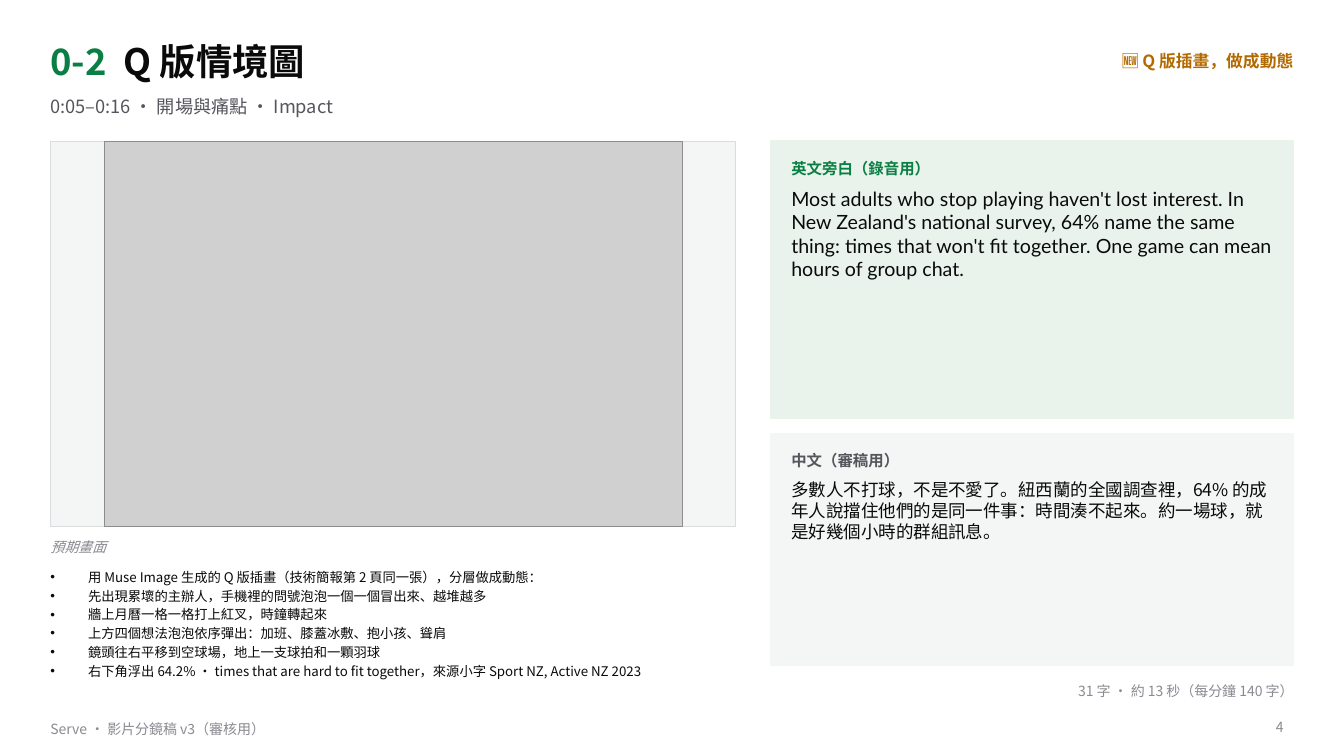
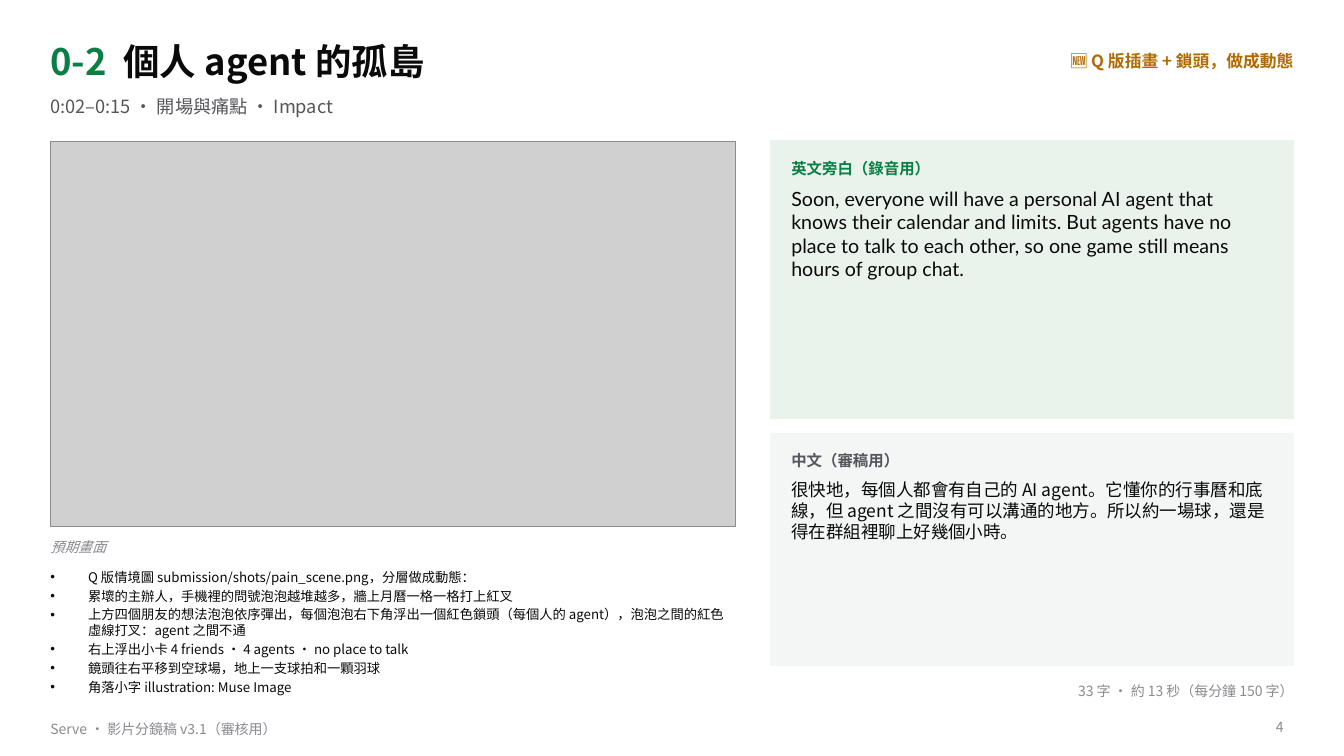
Before and after one commit to gino6178/serve-meta-hackathon, a slide deck: slide 4 of video/storyboard_v3.pptx. Drawn at 1344x756 pixels with LibreOffice and Linux fonts; fonts in the diff are those of the drawing; grey boxes stand for pictures. Boxes give left, top, right and bottom in pixels: in the first picture for what was removed or moved away, otherwise in the second. Text is boxed around its words. In the diff, an @@ line names an element or a change of style, - is before the commit and + after.

```diff
--- a/video/storyboard_v3.pptx
+++ b/video/storyboard_v3.pptx
@@ text at (50, 44, 424, 84): text changed @@
-0-2 Q 版情境圖
+0-2 個人 agent 的孤島
@@ text at (1091, 50, 1293, 72): text changed @@
-🆕 Q 版插畫，做成動態
+🆕 Q 版插畫 + 鎖頭，做成動態
@@ text at (50, 98, 333, 117): text changed @@
-0:05–0:16 · 開場與痛點 · Impact
+0:02–0:15 · 開場與痛點 · Impact
@@ picture: place and size @@
-picture at (104, 141, 683, 527)
+picture at (50, 141, 736, 527)
@@ rectangle removed at (50, 141, 736, 527) @@
@@ text at (791, 191, 1231, 280): text changed @@
-Most adults who stop playing haven't lost interest. In New Zealand's national survey, 64% name the same thing: times that won't fit together. One game can mean hours of group chat.
+Soon, everyone will have a personal AI agent that knows their calendar and limits. But agents have no place to talk to each other, so one game still means hours of group chat.
@@ text at (791, 481, 1265, 540): text changed @@
-多數人不打球，不是不愛了。紐西蘭的全國調查裡，64% 的成年人說擋住他們的是同一件事：時間湊不起來。約一場球，就是好幾個小時的群組訊息。
+很快地，每個人都會有自己的 AI agent。它懂你的行事曆和底線，但 agent 之間沒有可以溝通的地方。所以約一場球，還是得在群組裡聊上好幾個小時。
@@ text at (88, 571, 724, 658): text changed @@
-• 用 Muse Image 生成的 Q 版插畫（技術簡報第 2 頁同一張），分層做成動態：
-• 先出現累壞的主辦人，手機裡的問號泡泡一個一個冒出來、越堆越多
-• 牆上月曆一格一格打上紅叉，時鐘轉起來
-• 上方四個想法泡泡依序彈出：加班、膝蓋冰敷、抱小孩、聳肩
+• Q 版情境圖 submission/shots/pain_scene.png，分層做成動態：
+• 累壞的主辦人，手機裡的問號泡泡越堆越多，牆上月曆一格一格打上紅叉
+• 上方四個朋友的想法泡泡依序彈出，每個泡泡右下角浮出一個紅色鎖頭（每個人的 agent），泡泡之間的紅色虛線打叉：agent 之間不通
+• 右上浮出小卡 4 friends · 4 agents · no place to talk
@@ text at (88, 681, 291, 696): text changed @@
-• 右下角浮出 64.2% · times that are hard to fit together，來源小字 Sport NZ, Active NZ 2023
+• 角落小字 illustration: Muse Image
@@ text at (1078, 684, 1294, 697): text changed @@
-31 字 · 約 13 秒（每分鐘 140 字）
+33 字 · 約 13 秒（每分鐘 150 字）
@@ text at (50, 722, 276, 735): text changed @@
-Serve · 影片分鏡稿 v3（審核用）
+Serve · 影片分鏡稿 v3.1（審核用）
```
Also in this commit, not shown: 15 other slides changed, 13 other files.
